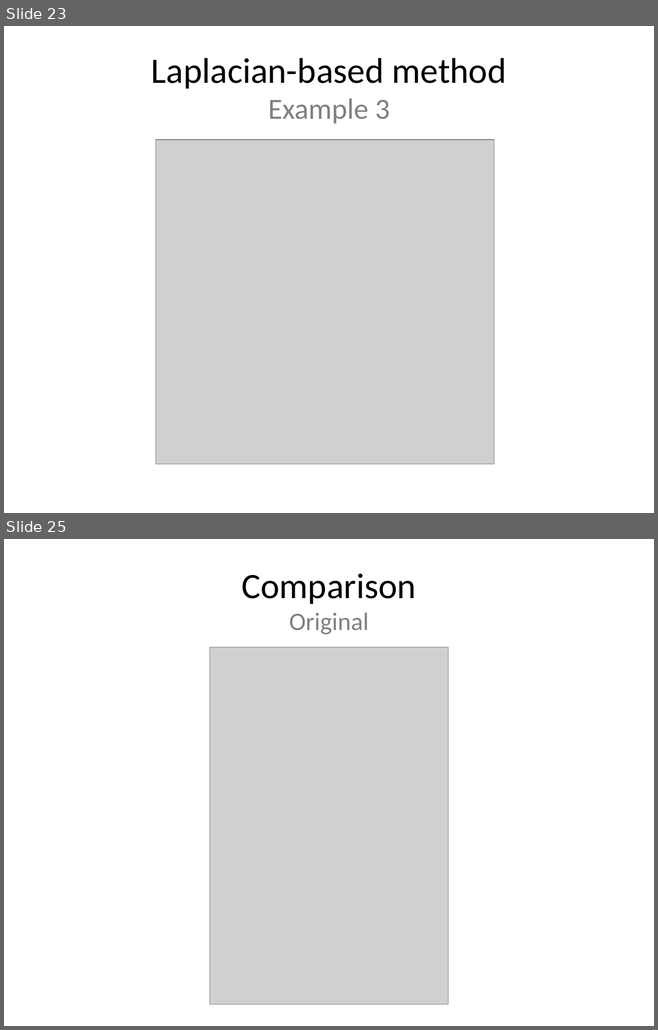
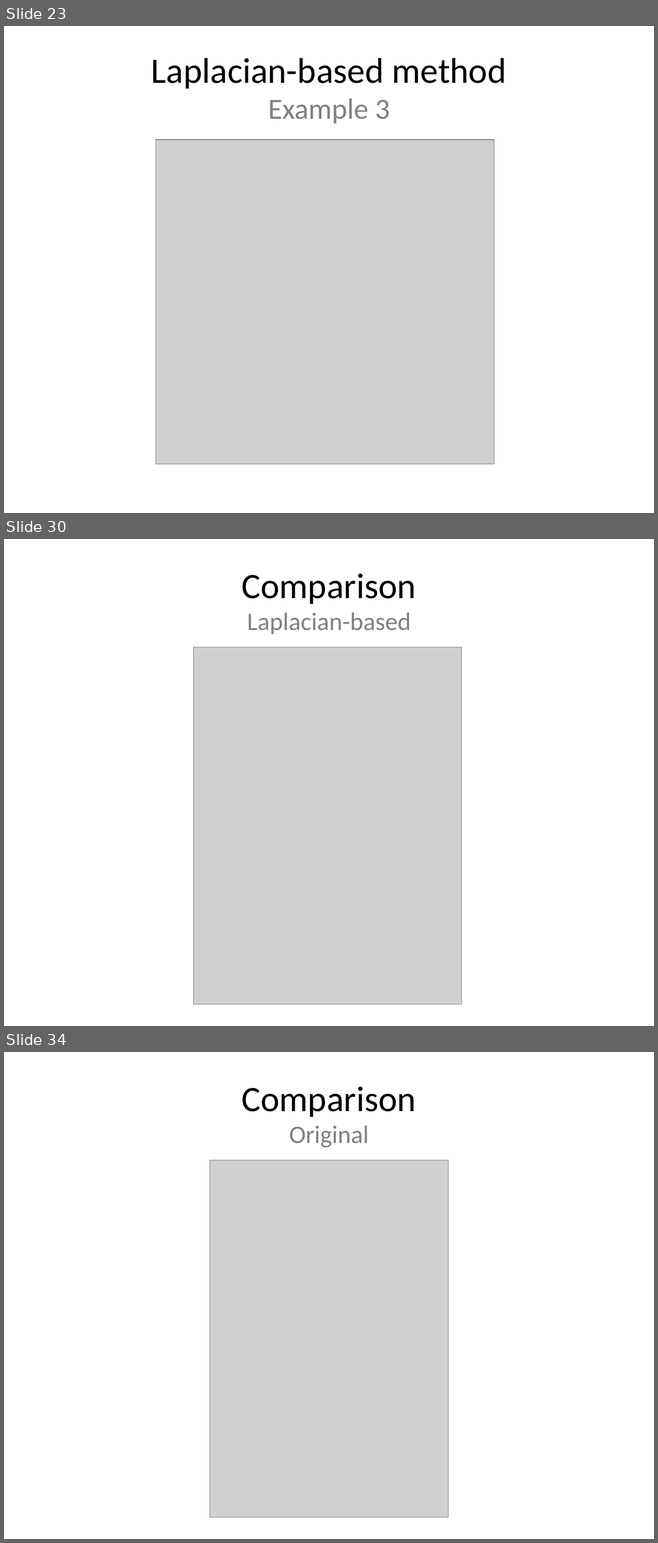
Before and after one commit to leoninnovate/6.344-Project, a slide deck: docs/presentation/presentation.pptx. Shown one above the other, each under a label of ours: slides 23 and 25 before the commit, slides 23, 30 and 34 after it; the slides between them are not shown. The pictures are 658x1030 and 658x1543 pixels, drawn with LibreOffice and Linux fonts; fonts in the diff are those of the drawing; grey boxes stand for pictures. Boxes give left, top, right and bottom in pixels: in the first picture for what was removed or moved away, otherwise in the second. Text is boxed around its words. In the diff, an @@ line names an element or a change of style, - is before the commit and + after.

```diff
--- a/docs/presentation/presentation.pptx
+++ b/docs/presentation/presentation.pptx
@@ slide 30 added at (x1=4, y1=539, x2=654, y2=1026), background #FFFFFF @@
@@ title added at (x1=242, y1=573, x2=416, y2=634), 27.9 pt, text #808080 @@
+Comparison
+Laplacian-based
@@ picture added at (x1=194, y1=647, x2=461, y2=1005) @@
@@ what was slide 25 is now slide 34 @@
```
Also in this commit, not shown: 1 slide changed, 9 other slides added.
